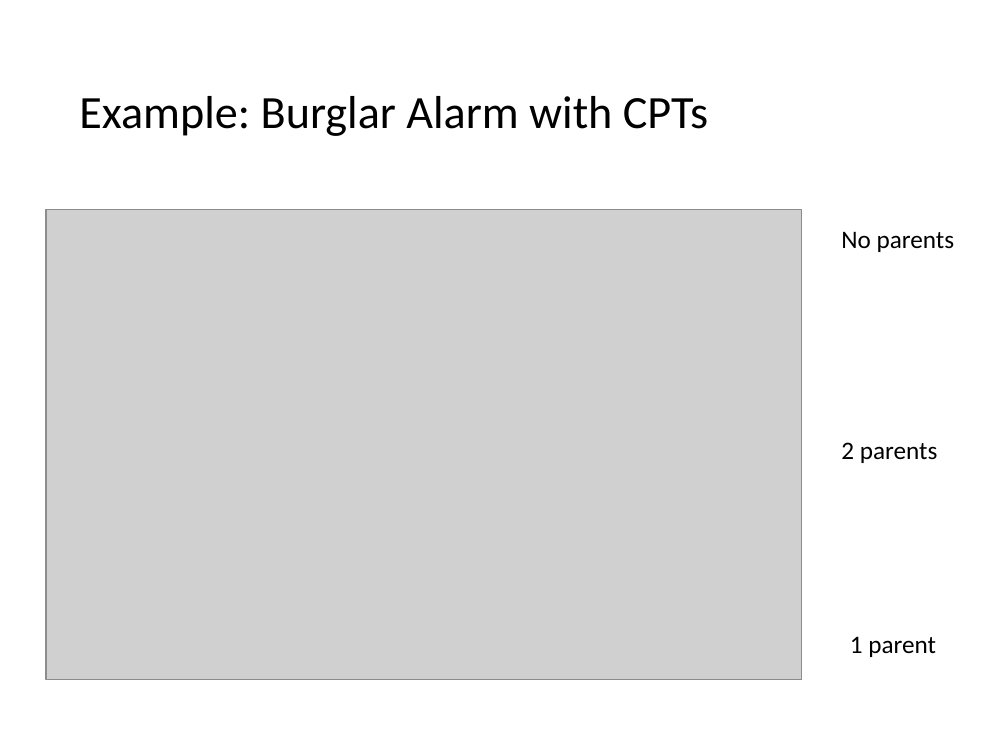
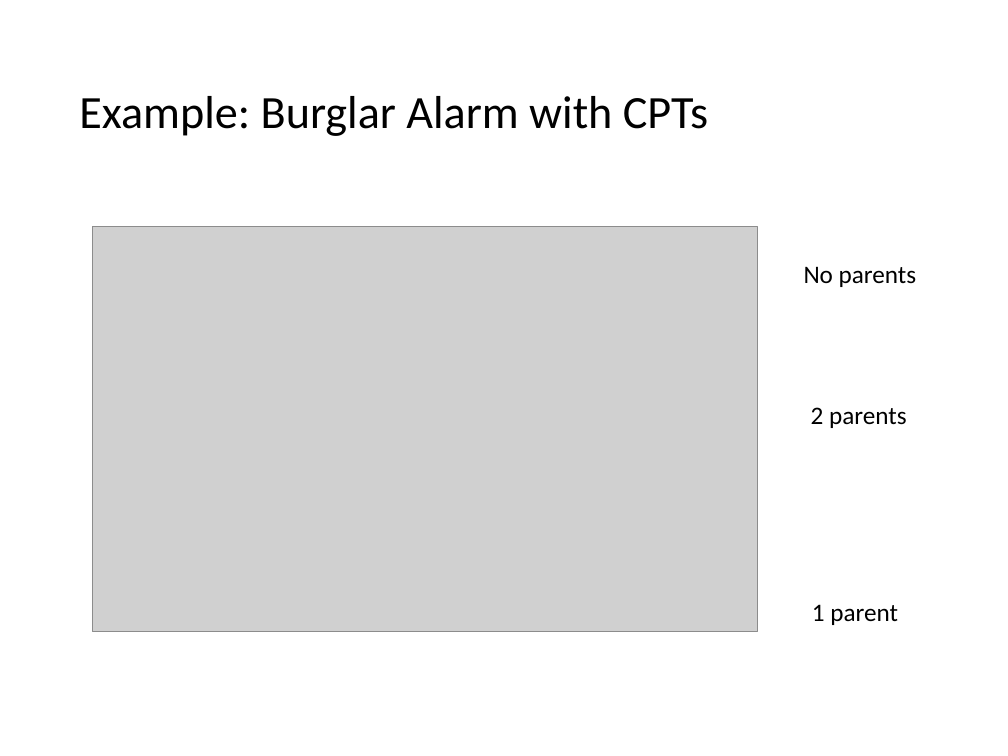
Before and after one commit to mhahsler/CS7320-AI, a slide deck: slide 15 of slides/13_bayes_nets.pptx (slide 12 before the commit). Drawn at 1008x756 pixels with LibreOffice and Linux fonts; fonts in the diff are those of the drawing; grey boxes stand for pictures. Boxes give left, top, right and bottom in pixels: in the first picture for what was removed or moved away, otherwise in the second. Text is boxed around its words. In the diff, an @@ line names an element or a change of style, - is before the commit and + after.

```diff
--- a/slides/13_bayes_nets.pptx
+++ b/slides/13_bayes_nets.pptx
@@ picture resized from (x1=46, y1=210, x2=802, y2=679) to (x1=93, y1=227, x2=758, y2=632) @@
@@ text "No parents" moved from (x1=841, y1=231, x2=954, y2=252) to (x1=804, y1=266, x2=916, y2=287) @@
@@ text "2 parents" moved from (x1=841, y1=442, x2=938, y2=463) to (x1=811, y1=407, x2=907, y2=428) @@
@@ text "1 parent" moved from (x1=850, y1=636, x2=936, y2=657) to (x1=812, y1=604, x2=898, y2=625) @@
```
Also in this commit, not shown: 19 other slides changed, 16 other files.
